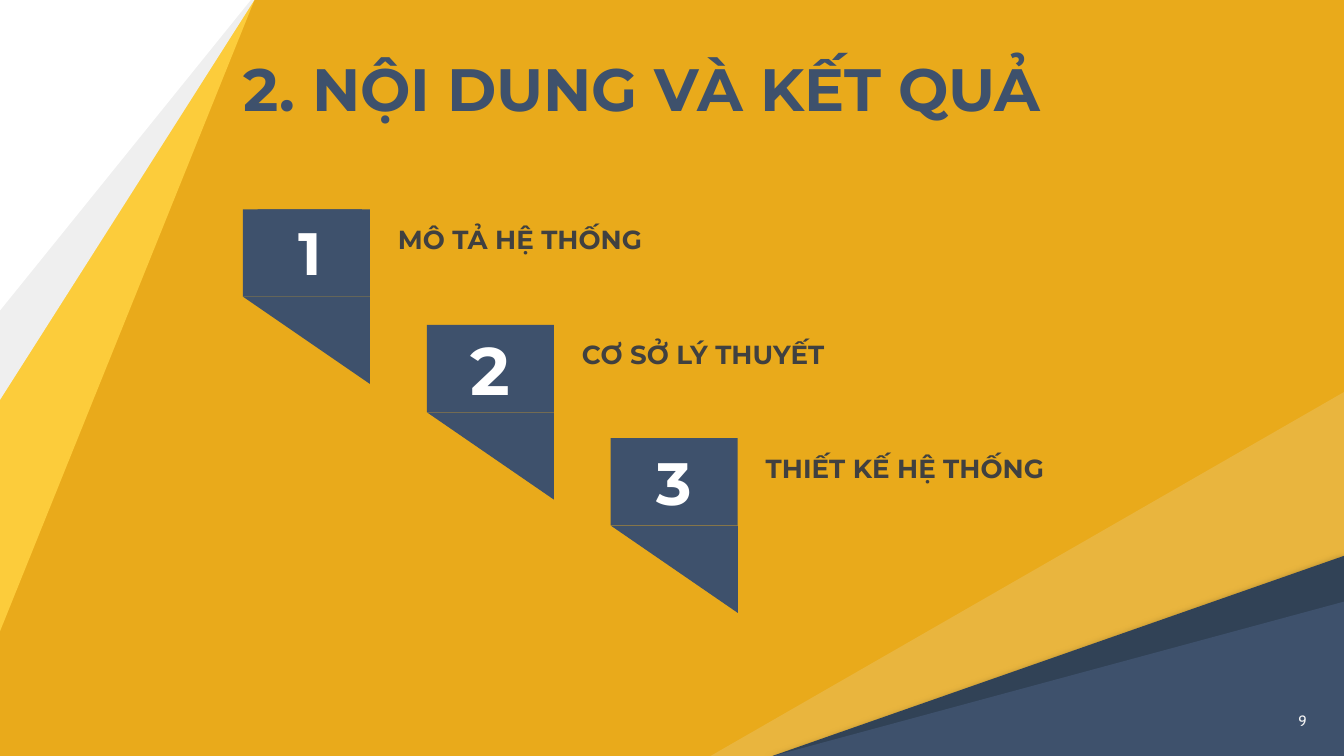
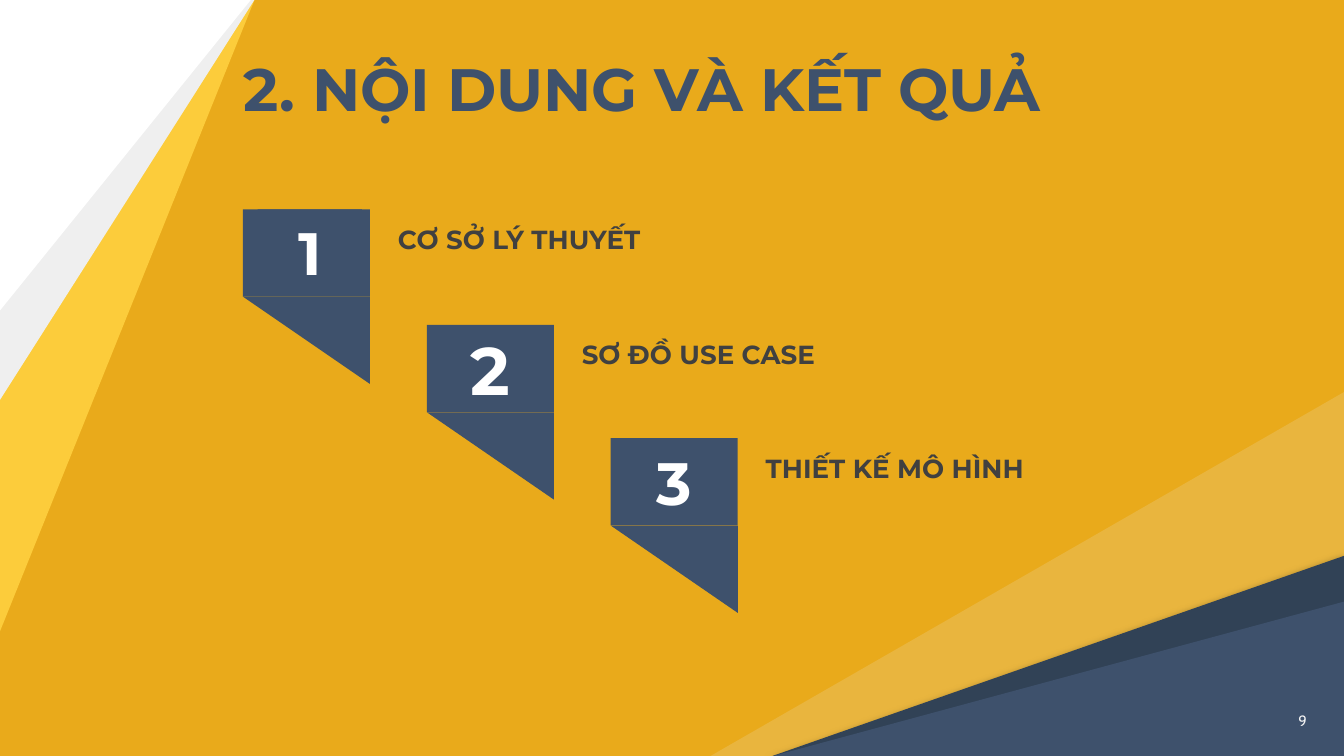
Before and after one commit to nghiale1/CongDongGiaSu, a slide deck: slide 9 of docs/thuyetTrinh_LeMinhNghia_B1605229.pptx. Drawn at 1344x756 pixels with LibreOffice and Linux fonts; fonts in the diff are those of the drawing. Boxes give left, top, right and bottom in pixels: in the first picture for what was removed or moved away, otherwise in the second. Text is boxed around its words. In the diff, an @@ line names an element or a change of style, - is before the commit and + after.

```diff
--- a/docs/thuyetTrinh_LeMinhNghia_B1605229.pptx
+++ b/docs/thuyetTrinh_LeMinhNghia_B1605229.pptx
@@ text at (398,223,640,250): text changed @@
-MÔ TẢ HỆ THỐNG
+CƠ SỞ LÝ THUYẾT
@@ text at (582,339,815,365): text changed @@
-CƠ SỞ LÝ THUYẾT
+SƠ ĐỒ USE CASE
@@ text at (766,452,1024,479): text changed @@
-THIẾT KẾ HỆ THỐNG
+THIẾT KẾ MÔ HÌNH
```
Also in this commit, not shown: 9 other slides changed, 1 slide removed, 2 other files.
